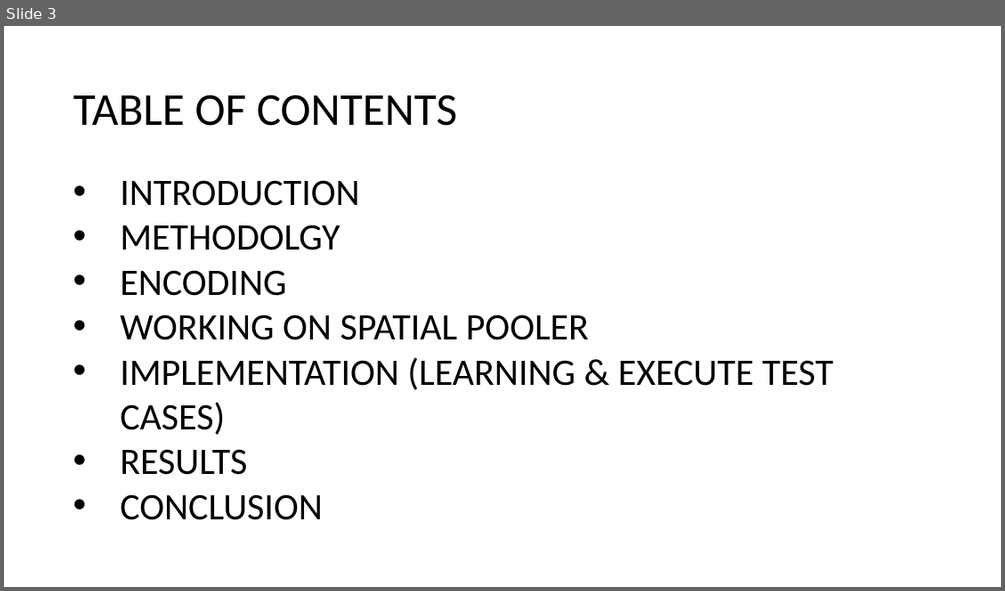
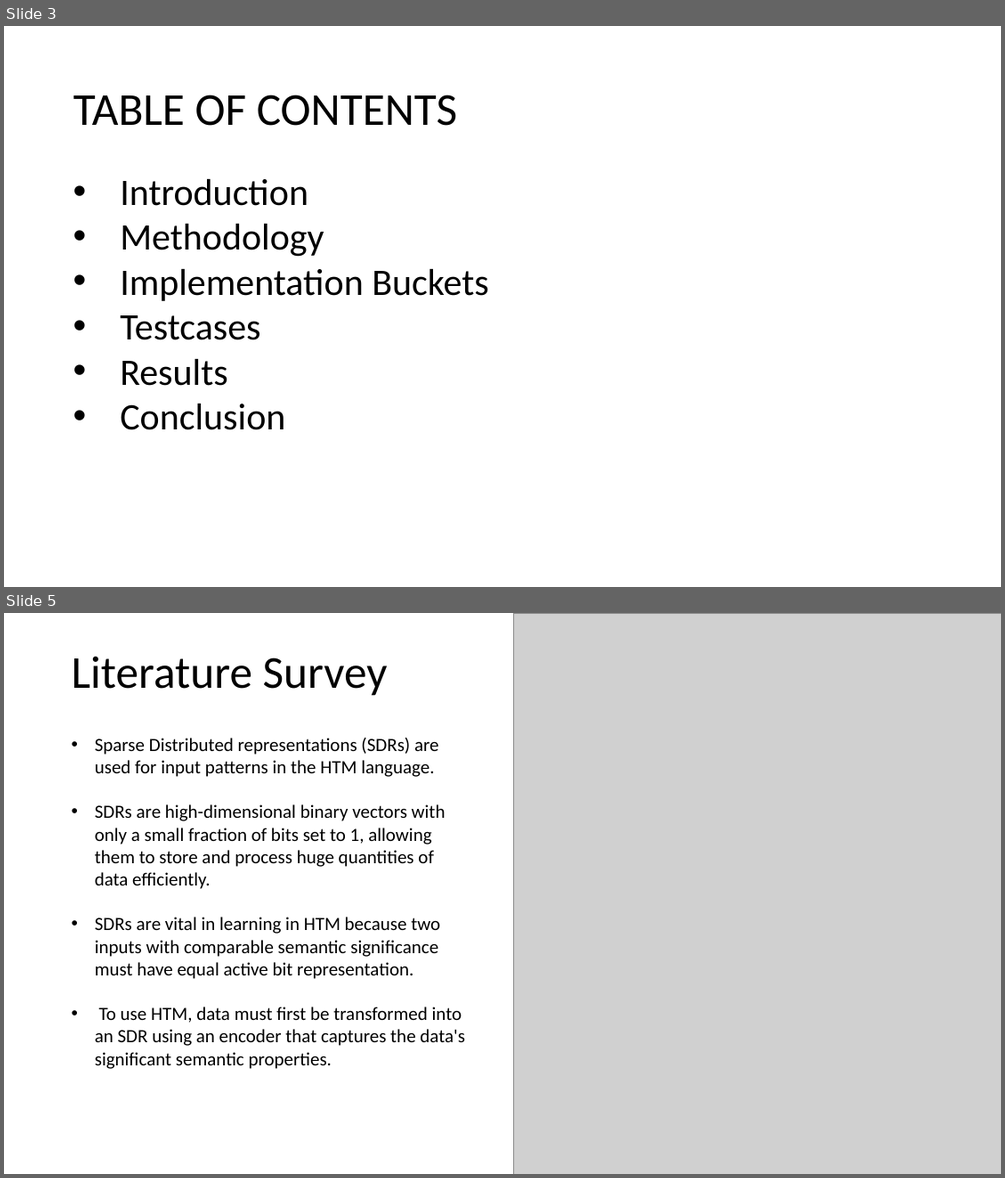
Before and after one commit to sahithkumar1999/neocortexapi, a slide deck: source/NeoCortexApi/Documents/Group Presentation[ScalarEncoder with Buckets].pptx. Shown one above the other, each under a label of ours: slide 3 before the commit, slides 3 and 5 after it; the slides between them are not shown. The pictures are 1005x591 and 1005x1178 pixels, drawn with LibreOffice and Linux fonts; fonts in the diff are those of the drawing; grey boxes stand for pictures. Boxes give left, top, right and bottom in pixels: in the first picture for what was removed or moved away, otherwise in the second. Text is boxed around its words. In the diff, an @@ line names an element or a change of style, - is before the commit and + after.

```diff
--- a/source/NeoCortexApi/Documents/Group Presentation[ScalarEncoder with Buckets].pptx
+++ b/source/NeoCortexApi/Documents/Group Presentation[ScalarEncoder with Buckets].pptx
@@ slide 5 added at box(4, 613, 1001, 1174), background #FFFFFF @@
@@ picture added at box(513, 613, 1001, 1174) @@
@@ title added at box(72, 656, 388, 696), 44 pt, text #000000 @@
+Literature Survey
@@ text added at box(95, 738, 465, 1069), 18 pt, text #000000 @@
+• Sparse Distributed representations (SDRs) are used for input patterns in the HTM language.
+• SDRs are high-dimensional binary vectors with only a small fraction of bits set to 1, allowing them to store and process huge quantities of data efficiently.
+• SDRs are vital in learning in HTM because two inputs with comparable semantic significance must have equal active bit representation.
+• To use HTM, data must first be transformed into an SDR using an encoder that captures the data's significant semantic properties.
@@ slide 3 changed as well @@
@@ text at box(120, 179, 488, 430): text changed @@
-• INTRODUCTION
-• METHODOLGY
-• ENCODING
-• WORKING ON SPATIAL POOLER
-• IMPLEMENTATION (LEARNING & EXECUTE TEST CASES)
-• RESULTS
-• CONCLUSION
+• Introduction
+• Methodology
+• Implementation Buckets
+• Testcases
+• Results
+• Conclusion
```
Also in this commit, not shown: 2 other slides changed, 1 other slide added, 1 other file.
